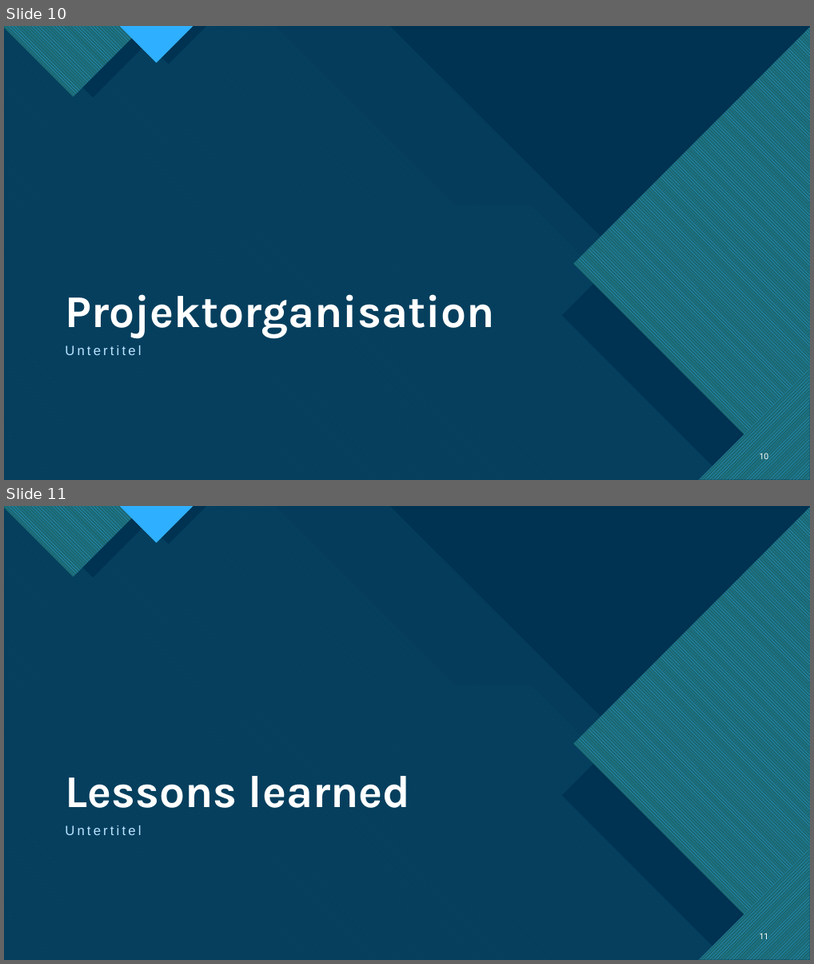
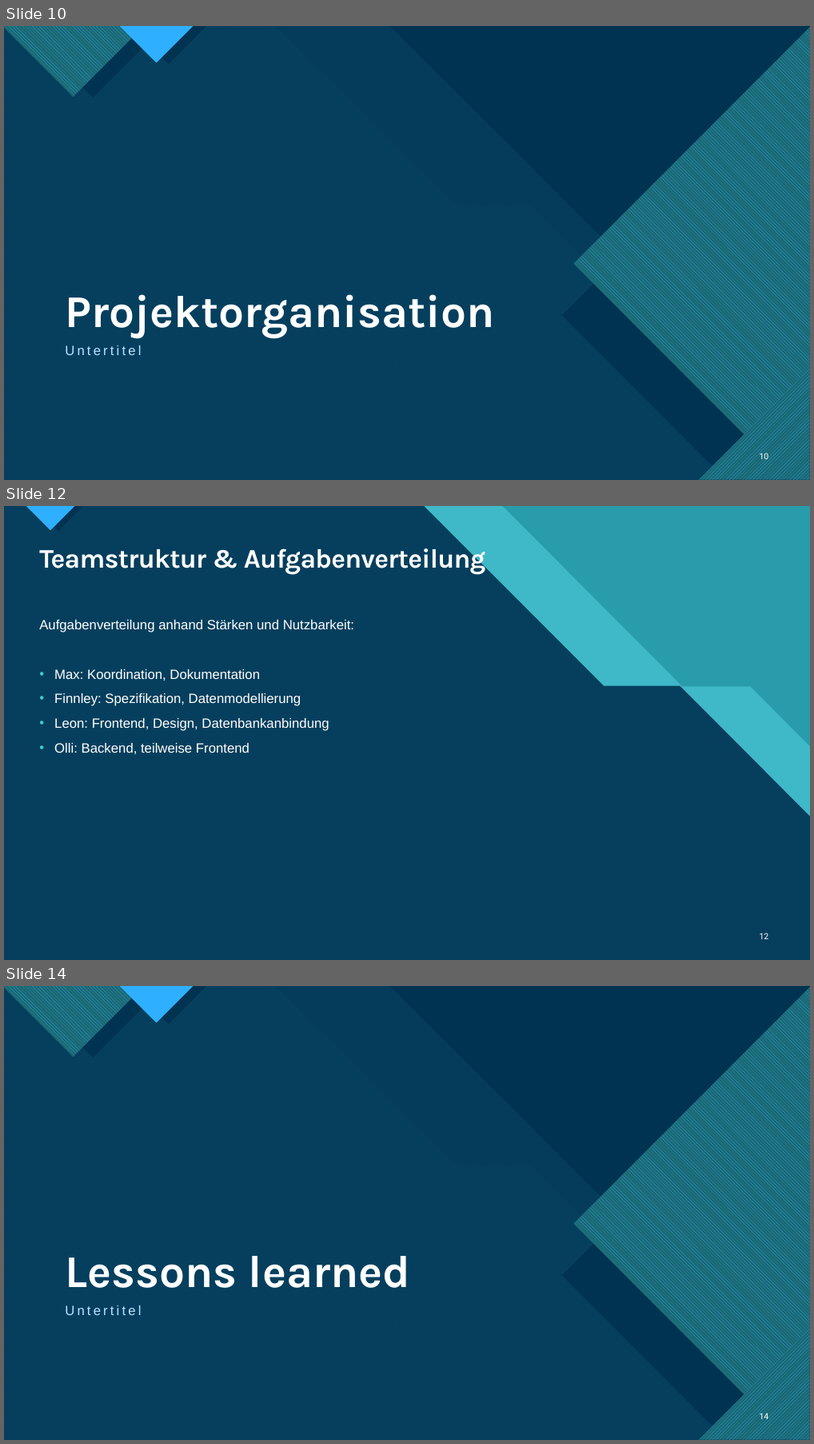
Before and after one commit to TietoLP/IU-Kochbuch, a slide deck: Fallstudie_Kochbuch.pptx. Shown one above the other, each under a label of ours: slides 10 and 11 before the commit, slides 10, 12 and 14 after it; the slides between them are not shown. The pictures are 814x964 and 814x1444 pixels, drawn with LibreOffice and Linux fonts; fonts in the diff are those of the drawing. Boxes give left, top, right and bottom in pixels: in the first picture for what was removed or moved away, otherwise in the second. Text is boxed around its words. In the diff, an @@ line names an element or a change of style, - is before the commit and + after.

Commit message:
Fallstudie-PPT angelegt --> Struktur der PPT festgelegt, bitte einmal schauen und Eure Punkte mir im Teams zukommen lassen :)

```diff
--- a/Fallstudie_Kochbuch.pptx
+++ b/Fallstudie_Kochbuch.pptx
@@ slide 12 added at (4, 506, 810, 960), background #47C3D3; not listed: 11 template elements that a slide beside it also shows @@
@@ rectangle added at (4, 506, 810, 960), fill #299CAB @@
@@ rectangle added at (4, 506, 810, 960), fill #299CAB @@
@@ freeform shape added at (4, 506, 810, 960), fill #47C3D3 at 74% opacity @@
@@ title added at (39, 544, 486, 575), 32 pt, text #FFFFFF, bold @@
+Teamstruktur & Aufgabenverteilung
@@ text added at (39, 620, 354, 754), 16 pt, text #FFFFFF @@
+Aufgabenverteilung anhand Stärken und Nutzbarkeit:
+• Max: Koordination, Dokumentation
+• Finnley: Spezifikation, Datenmodellierung
+• Leon: Frontend, Design, Datenbankanbindung
+• Olli: Backend, teilweise Frontend
@@ page number added at (760, 932, 770, 939), 10 pt, text #FFFFFF @@
+12
@@ what was slide 11 is now slide 14 @@
@@ page number at (760, 1411, 770, 1421): text changed @@
-11
+14
```
Also in this commit, not shown: 3 slides changed, 3 other slides added, 1 slide removed.
